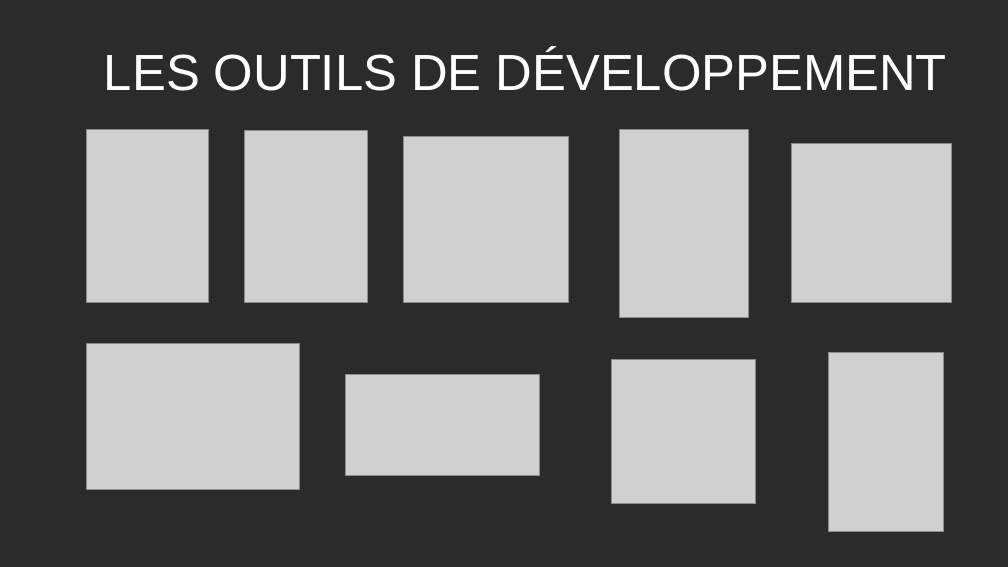
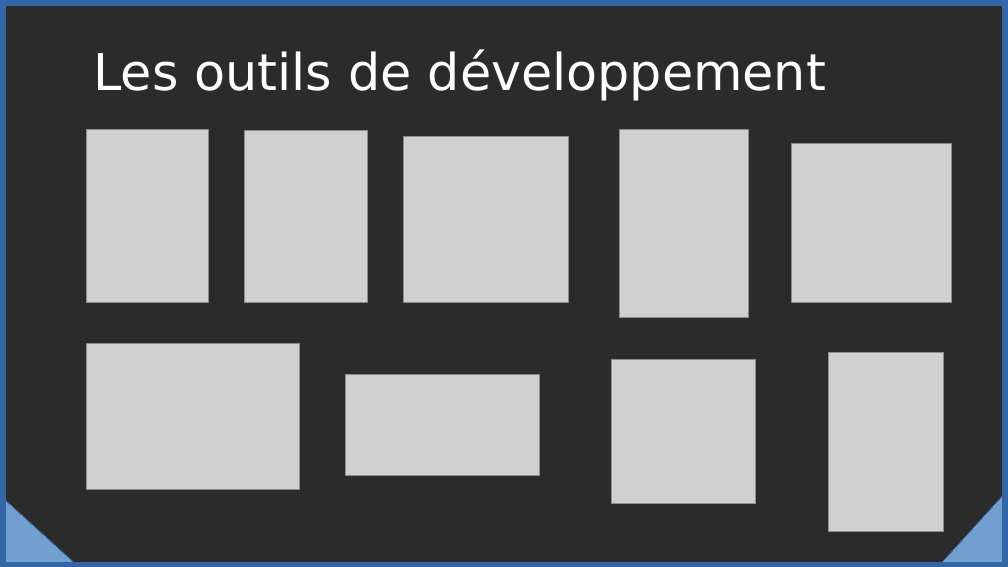
Before and after one commit to Lukam90/Sym-CRM, a slide deck: slide 4 of document/Presentation-Sym-CRM-LH.odp (slide 6 before the commit). Drawn at 1008x567 pixels with LibreOffice and Linux fonts; fonts in the diff are those of the drawing; grey boxes stand for pictures; background and template pictures are left out; a plain dark background stands for a picture behind light text. Boxes give left, top, right and bottom in pixels: in the first picture for what was removed or moved away, otherwise in the second. Text is boxed around its words. In the diff, an @@ line names an element or a change of style, - is before the commit and + after.

```diff
--- a/document/Presentation-Sym-CRM-LH.odp
+++ b/document/Presentation-Sym-CRM-LH.odp
@@ rectangle added at [0,0,1008,567], outline #3465A4 10.01 pt @@
@@ title at [94,49,826,101]: text changed; font Arial to DejaVu Sans @@
-LES OUTILS DE DÉVELOPPEMENT
+Les outils de développement
@@ right triangle added at [0,495,80,567], fill #729FCF, outline #3465A4 0 pt @@
@@ right triangle added at [937,489,1008,567], fill #729FCF, outline #3465A4 0 pt @@
```
Also in this commit, not shown: 9 other slides changed, 6 slides removed, 2 other files.
